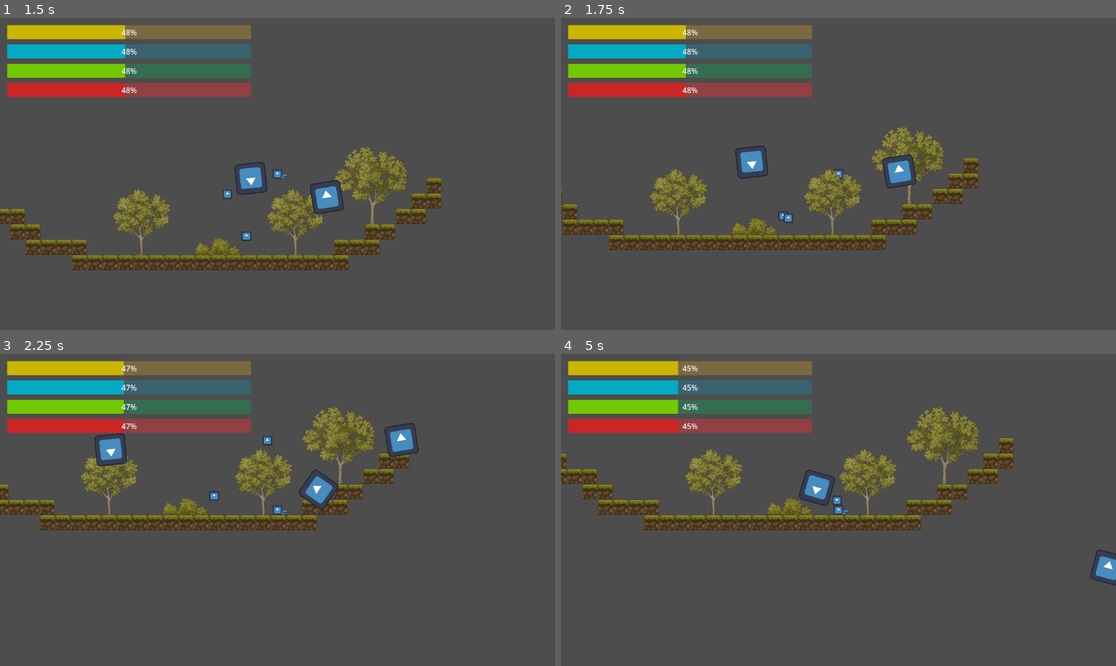
Above: before the commit, frames 1-4 (two rows, left to right).
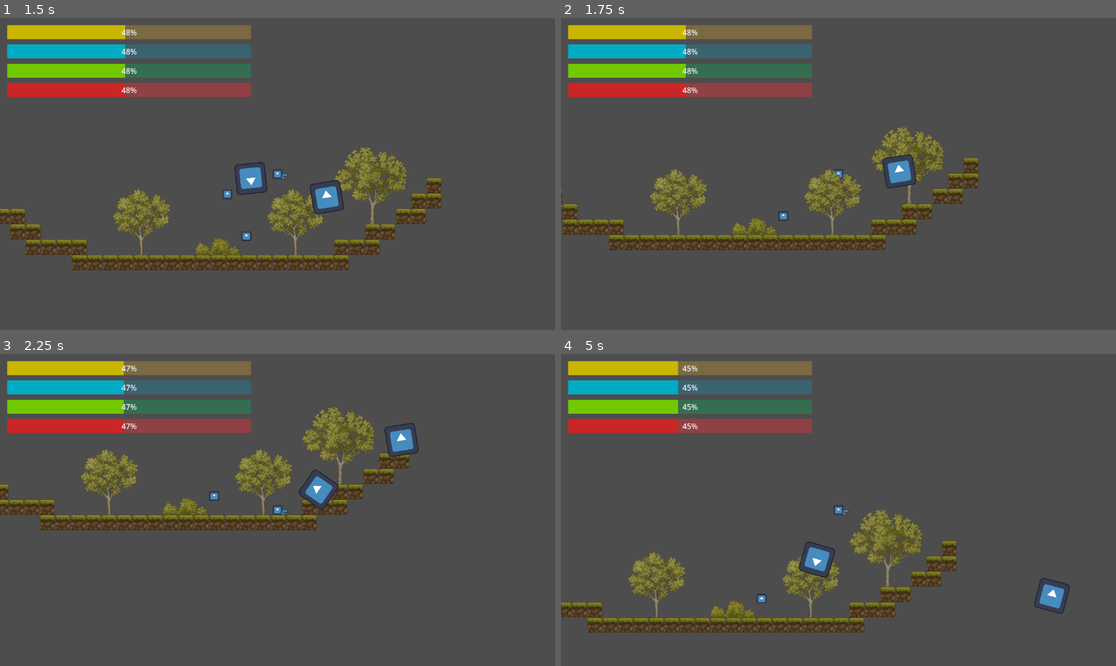
Above: after the commit, the same moments.

Repository: mathkimchi/PeddieHacks2025
Game: Godot game, scene res://Scenes/test_world.tscn
The game is run twice, just before and just after one commit, with the same random seed, the same clock (stepped at 60 frames per second) and the same inputs. The engine's default icon, where the game draws it, is replaced by a stand-in: a white triangle on a blue panel in a dark square.
Inputs (mouse positions are in pixels of both pictures, inside the frame that each line leads up to):
- Up to frame 1 (1.5 s): move the mouse to (399, 158) at 0.52 s; press the mouse at (399, 158) at 0.53 s; hold D (ui_right) from 0.53 s (still down); tap W (ui_up) at 0.77, 1.07 s; move the mouse to (166, 189) at 1.27 s; release the mouse at (166, 189) at 1.28 s; click (166, 189) at 1.35 s
- Up to frame 2 (1.75 s): keep holding D (ui_right); tap W (ui_up) at 1.52 s
- Up to frame 3 (2.25 s): tap W (ui_up) at 1.82 s; move the mouse to (333, 441) at 2.02 s; release D (ui_right) at 2.03 s; press the mouse at (333, 441) at 2.03 s; hold A (ui_left) from 2.03 s (still down)
- Up to frame 4 (5 s): move the mouse to (810, 572) at 2.77 s; release A (ui_left) at 2.78 s; release the mouse at (810, 572) at 2.78 s; hold D (ui_right) 2.78-4.28 s; click (810, 572) at 2.85 s; tap W (ui_up) at 3.02, 3.32, 3.77, 4.07, 4.52, 4.82 s; move the mouse to (1005, 556) at 3.52 s; press the mouse at (1005, 556) at 3.53 s; move the mouse to (672, 463) at 4.27 s; release the mouse at (672, 463) at 4.28 s; hold A (ui_left) from 4.28 s (still down); click (672, 463) at 4.35 s

Frame 1 is identical in both runs. In frame 2, 0.4% of the frame differs, in the area x 31-42%, y 40-66%; in frame 3, 0.5%; in frame 4, 17%, in the area x 0-100%, y 16-90%.

Commit message:
make poop bullet insta kill

Diff:
--- a/Scenes/cow/cow.gd
+++ b/Scenes/cow/cow.gd
@@ -41,3 +41,6 @@
 	apply_gravity(delta)
 	move_and_slide()
 	# <<< Apply Movement Physics <<<
+
+func hit_with_bullet():
+	self.queue_free()
--- a/Scenes/cow/cow.tscn
+++ b/Scenes/cow/cow.tscn
@@ -5,7 +5,7 @@
 
 [sub_resource type="RectangleShape2D" id="RectangleShape2D_asfwn"]
 
-[node name="Cow" type="CharacterBody2D"]
+[node name="Cow" type="CharacterBody2D" groups=["cow"]]
 script = ExtResource("1_asfwn")
 
 [node name="Icon" type="Sprite2D" parent="."]
--- a/Scenes/poopBullet/poopBullet.tscn
+++ b/Scenes/poopBullet/poopBullet.tscn
@@ -15,3 +15,5 @@
 [node name="Icon" type="Sprite2D" parent="."]
 scale = Vector2(0.5, 0.5)
 texture = ExtResource("2_rmxqy")
+
+[connection signal="body_entered" from="." to="." method="_on_body_entered"]
--- a/Scenes/poopBullet/poop_bullet.gd
+++ b/Scenes/poopBullet/poop_bullet.gd
@@ -17,8 +17,8 @@
 
 
 func _on_body_entered(body: Node2D) -> void:
-	# TODO: damage enemy
-	# if body.is_in_group("Enemies"):
-	# 	body.take_damage(25)
-	# 	self.queue_free() # self destruct
+	if body.is_in_group("cow"):
+		#body.take_damage(25)
+		body.hit_with_bullet()
+		self.queue_free() # self destruct the bullet
 	pass
--- a/project.godot
+++ b/project.godot
@@ -18,6 +18,7 @@
 [global_group]
 
 player=""
+cow=""
 
 [input]
 
